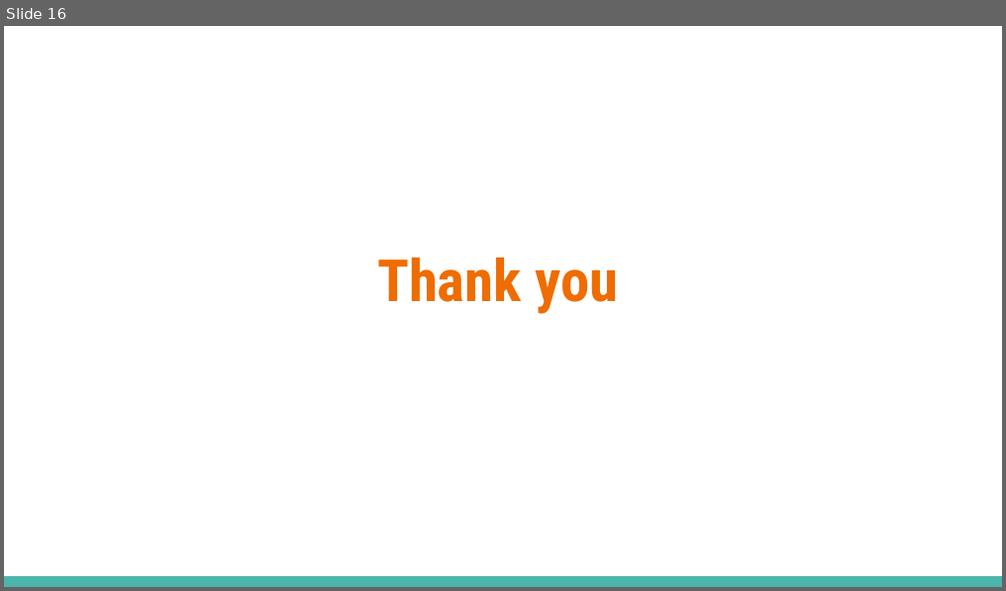
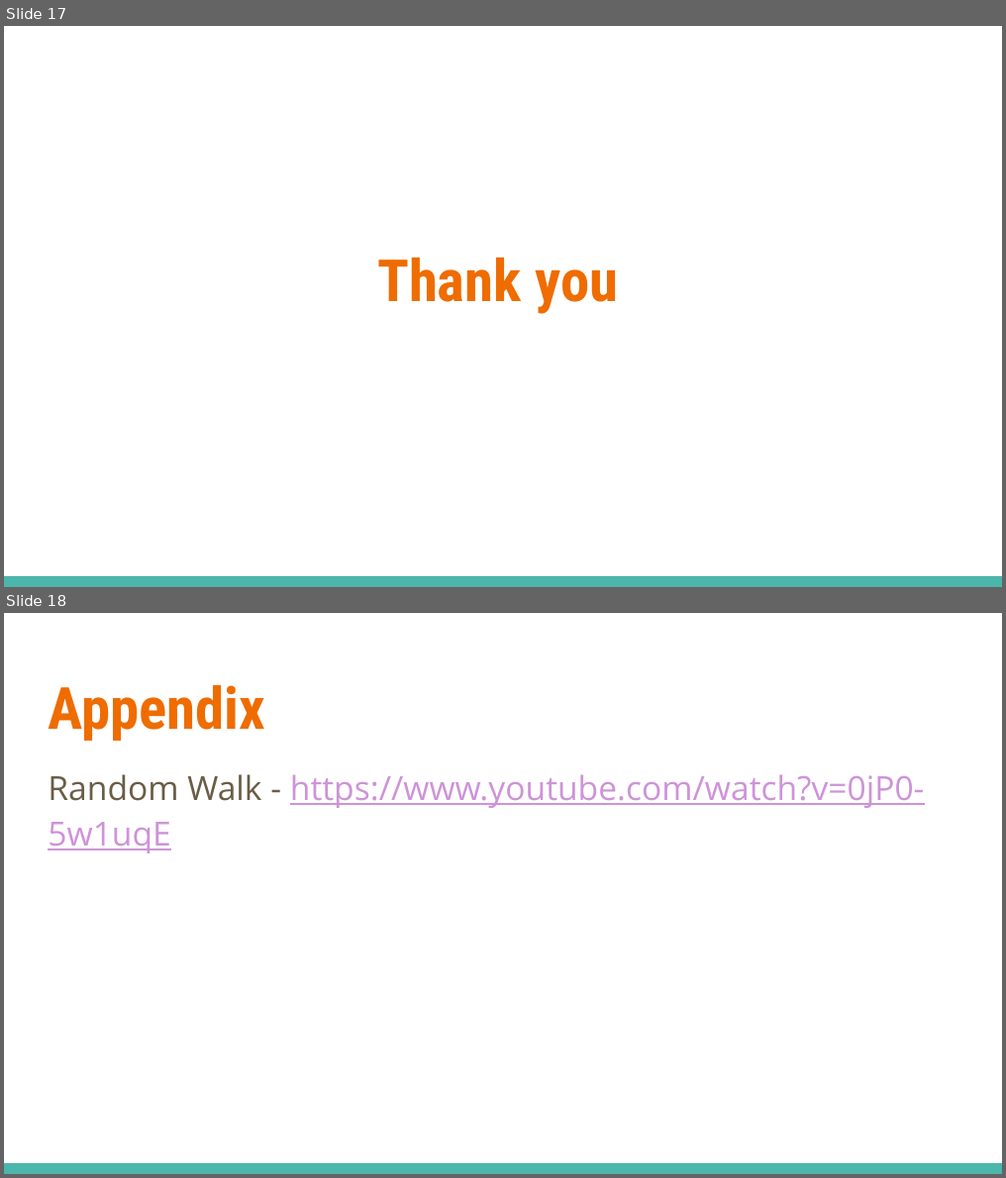
Before and after one commit to mable-won/SeniorDesign, a slide deck: Final_Presentation_Team9.pptx. Shown one above the other, each under a label of ours: slide 16 before the commit, slides 17 and 18 after it. The pictures are 1006x591 and 1006x1178 pixels, drawn with LibreOffice and Linux fonts; fonts in the diff are those of the drawing. Boxes give left, top, right and bottom in pixels: in the first picture for what was removed or moved away, otherwise in the second. Text is boxed around its words. In the diff, an @@ line names an element or a change of style, - is before the commit and + after.

```diff
--- a/Final_Presentation_Team9.pptx
+++ b/Final_Presentation_Team9.pptx
@@ slide 18 added at (4,613,1002,1174), background #FFFFFF; not listed: 1 template element that a slide beside it also shows @@
@@ title added at (48,685,265,741), 42 pt, text #EF6C00, bold @@
+Appendix
@@ text added at (48,774,925,854), 24 pt, text #CE93D8, underline @@
+Random Walk - https://www.youtube.com/watch?v=0jP0-5w1uqE
@@ what was slide 16 is now slide 17 @@
```
Also in this commit, not shown: 3 slides changed, 1 other slide added, 17 other files.
